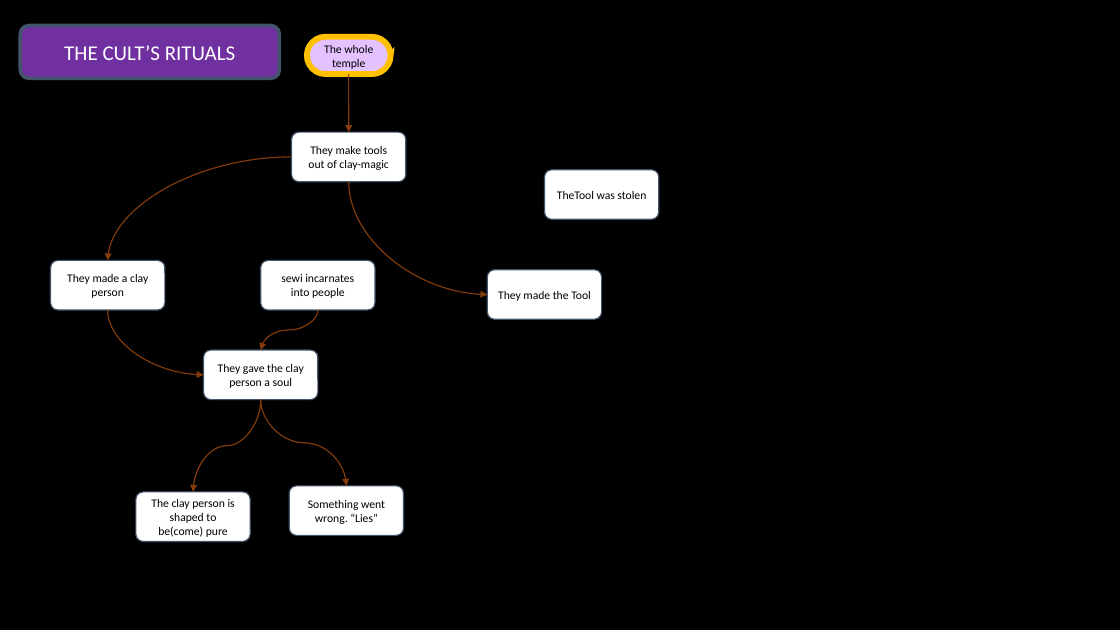
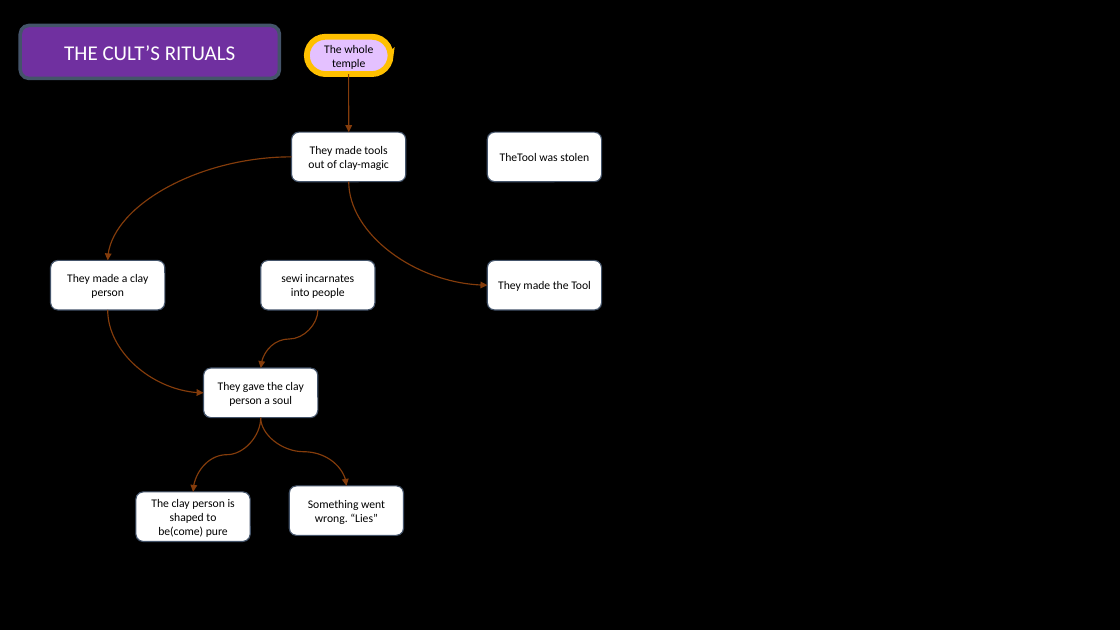
Before and after one commit to Tchetchouille/ijo-musi, a slide deck: slide 6 of Design Documents/Narration/Narrative Map.pptx. Drawn at 1120x630 pixels with LibreOffice and Linux fonts; fonts in the diff are those of the drawing. Boxes give left, top, right and bottom in pixels: in the first picture for what was removed or moved away, otherwise in the second. Text is boxed around its words. In the diff, an @@ line names an element or a change of style, - is before the commit and + after.

```diff
--- a/Design Documents/Narration/Narrative Map.pptx
+++ b/Design Documents/Narration/Narrative Map.pptx
@@ text in rounded rectangle at bbox=[308, 146, 388, 170]: text changed @@
-They make tools out of clay-magic
+They made tools out of clay-magic
@@ rounded rectangle "TheTool was stolen": place and size @@
-rounded rectangle "TheTool was stolen" at bbox=[544, 170, 659, 219]
+rounded rectangle "TheTool was stolen" at bbox=[487, 132, 602, 181]
@@ curved arrow moved from (349, 181) - (487, 295) to (349, 181) - (487, 286) @@
@@ rounded rectangle "They made the Tool": place and size @@
-rounded rectangle "They made the Tool" at bbox=[487, 270, 602, 319]
+rounded rectangle "They made the Tool" at bbox=[487, 260, 602, 310]
@@ curved arrow moved from (108, 310) - (203, 375) to (108, 310) - (203, 393) @@
@@ curved arrow moved from (318, 310) - (260, 350) to (318, 310) - (260, 368) @@
@@ rounded rectangle "They gave the clay person ...": place and size @@
-rounded rectangle "They gave the clay person ..." at bbox=[203, 350, 318, 400]
+rounded rectangle "They gave the clay person ..." at bbox=[203, 368, 318, 418]
@@ curved arrow moved from (260, 400) - (193, 492) to (260, 418) - (193, 492) @@
@@ curved arrow moved from (260, 400) - (346, 486) to (260, 418) - (346, 486) @@
```
Also in this commit, not shown: 4 other slides changed, 19 other files.
